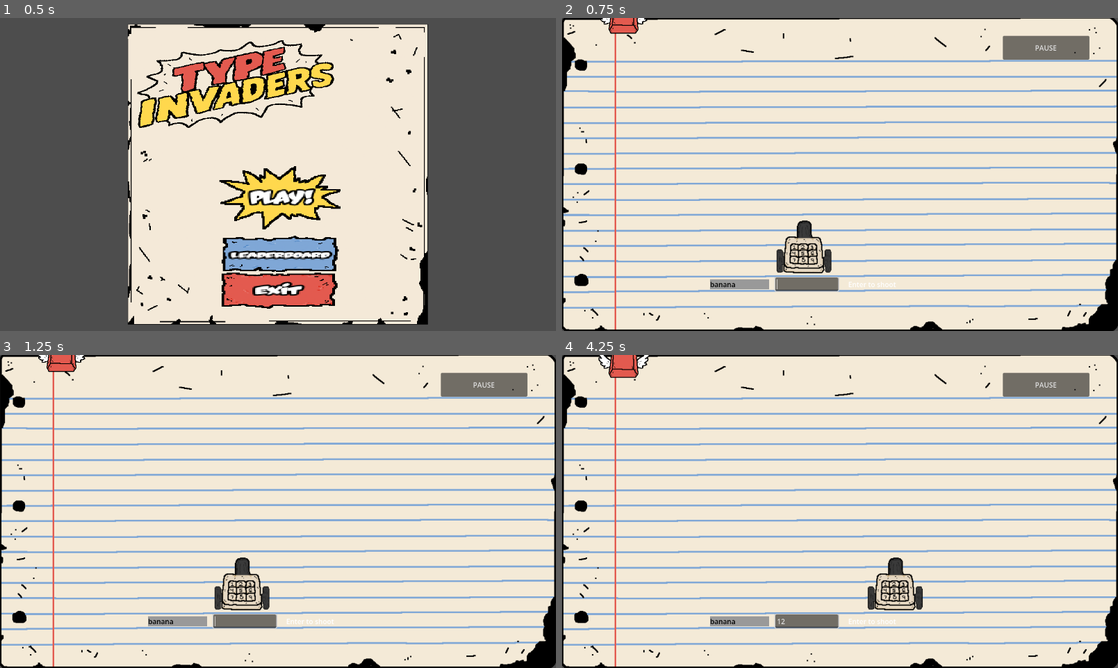
Above: before the commit, frames 1-4 (two rows, left to right).
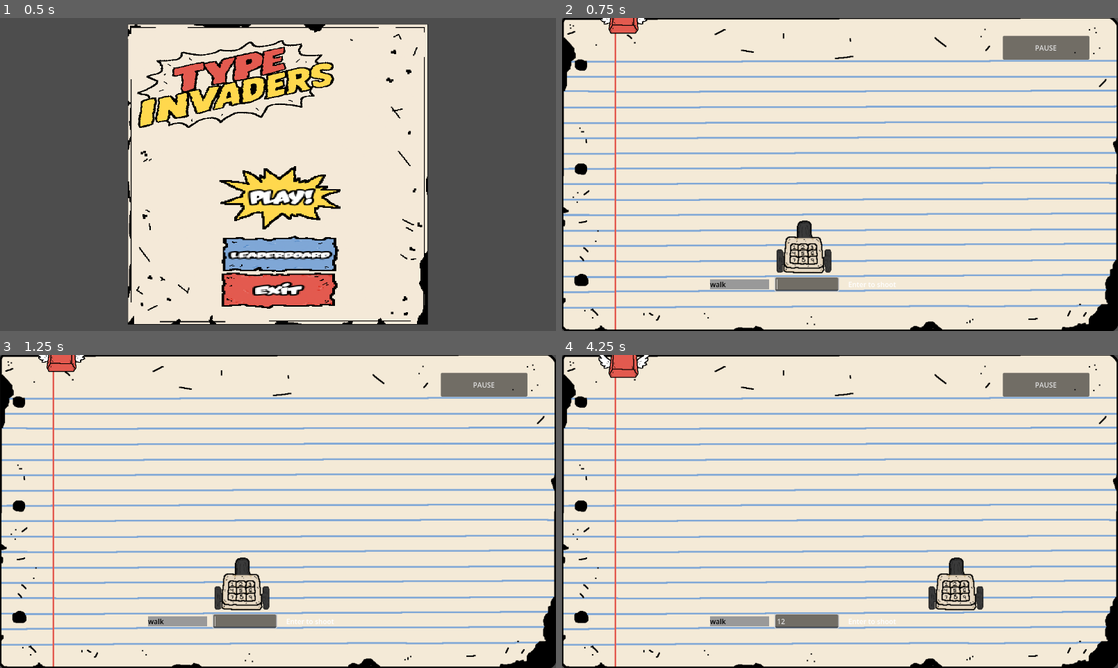
Above: after the commit, the same moments.

Repository: Jsalazar68/3390_project3
Game: Godot game, scene res://scenes/menu/main menu.tscn
Two runs of this game, one before a commit and one after it. Both use one fixed random seed, a clock stepped at 60 frames per second and the inputs below.
Inputs (mouse positions are in pixels of both pictures, inside the frame that each line leads up to):
- Up to frame 1 (0.5 s): no input
- Up to frame 2 (0.75 s): click "play!" at 0.5 s
- Up to frame 3 (1.25 s): no input
- Up to frame 4 (4.25 s): click (806, 621) at 1.27 s; type "12" at 1.35 s; click "PAUSE" at 2 s; click "CONTINUE" at 2.75 s; tap Enter (ui_accept) at 3.5, 3.77 s; move the mouse to (806, 621) at 3.52 s; hold Right (ui_right) from 3.53 s (still down); click (806, 621) at 3.67 s

Frame 1 is identical in both runs. In frame 2, less than 0.1% of the frame differs, in the area x 26-32%, y 84-86%; in frame 3, less than 0.1%; in frame 4, 1.9%, in the area x 26-76%, y 64-86%.

Commit message:
updated movement speed, and words now contains 100 words less than 6 characters long

Diff:
--- a/scripts/gameplay/game.gd
+++ b/scripts/gameplay/game.gd
@@ -3,7 +3,17 @@
 var Enemy = preload("res://Scenes/game/Enemys.tscn")
 
 var difficulty: int = 0
-var words = ["apple", "banana", "cat"]
+var words = [
+	"apple","bread","chair","table","plant","water","light","sound","mouse","phone",
+	"glass","stone","brick","cloud","river","ocean","beach","grass","field","forest",
+	"tree","leaf","root","bark","fruit","berry","melon","grape","peach","lemon",
+	"sugar","spice","salt","honey","cream","butter","cheese","pizza","pasta","bread",
+	"drink","juice","soda","coffee","tea","cocoa","latte","mocha","cider","shake",
+	"happy","sad","angry","calm","brave","shy","proud","quick","smart","funny",
+	"laugh","smile","dream","think","learn","teach","write","read","draw","paint",
+	"build","break","throw","catch","drive","ride","walk","run","jump","climb",
+	"sleep","awake","start","begin","end","close","open","enter","leave","visit"
+]
 var current_word = ""
 var count: int = 0;
 @onready var player = $Player
--- a/scripts/gameplay/player.gd
+++ b/scripts/gameplay/player.gd
@@ -1,7 +1,7 @@
 extends CharacterBody2D
 var fixed_y
 
-const SPEED = 300.0
+const SPEED = 500.0
 const JUMP_VELOCITY = -400.0
 
 @export var min_x = 70
